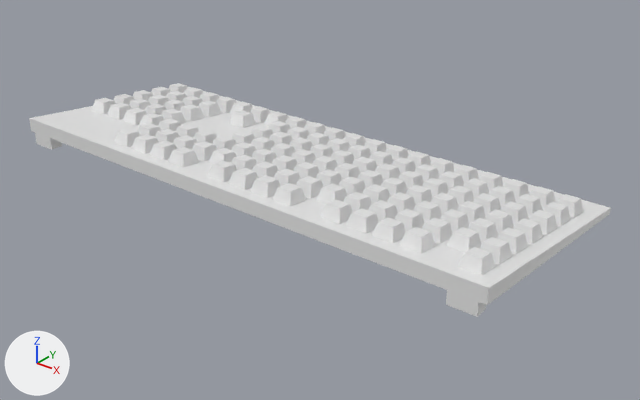
Renders of the FBX model Assets/Art/3D/Keyboard.fbx from each side of a commit.
Both versions are drawn from a 50 mm lens placed at (0.379, -0.447, 0.256), pointed at (0.021, 0.0, -0.021). The axes (+X, +Y, +Z) are drawn at lower left. The lights are the same throughout. Where no turn or scale is listed for an object, it has been applied to the vertices.
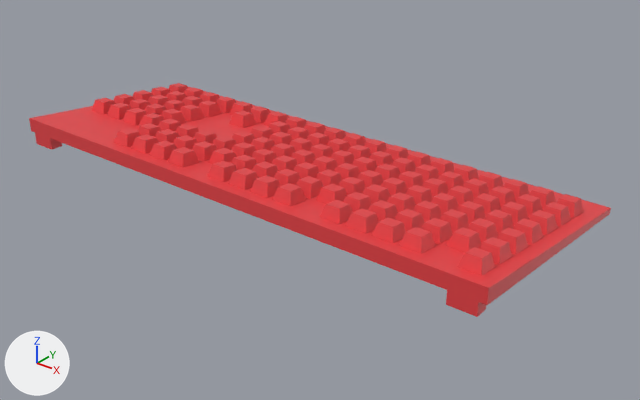
Where the newer file only moved an object's origin or applied its transform, the numbers keep the older frame.

Boxes (x1, y1, x2, y2) around the edits, measured in the pictures (640 x 400 px):
'Cube.001', recoloured (white to red): (29, 83, 611, 317) in both
part 1 of me_cube_001, recoloured (white to red): (92, 83, 584, 276) in both

The edits, one by one:
Material 'Base' (mat_base) changes colour from white #e7e7e7 to red #e74145; in linear values from (0.8, 0.8, 0.8) to (0.8, 0.0524, 0.0594).
me_cube_001 has 1031 vertices, 769 faces and spans x -0.018..0.382, y -0.019..0.149, z -0.024..0.006.
me_cube_001 is used by ob_cube_001; location (-0.1821, -0.0651, 0.0153).
me_cube_001 part 1: all 727 faces that had it switch from mat_keys (white #e7e7e7) to mat_base (red #e74145).
